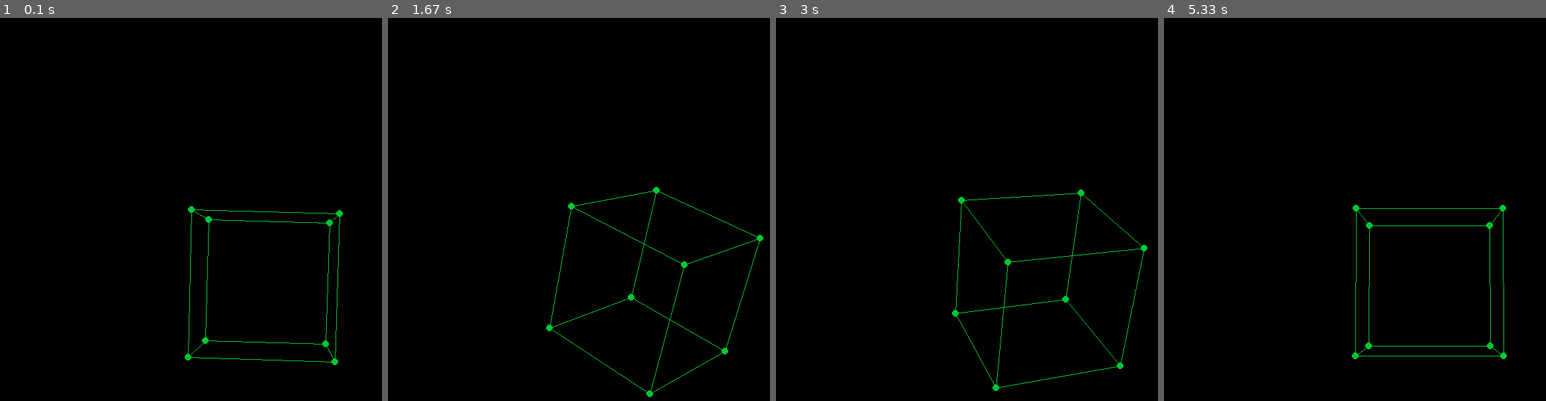
Above: before the commit, frames 1-4 (left to right).
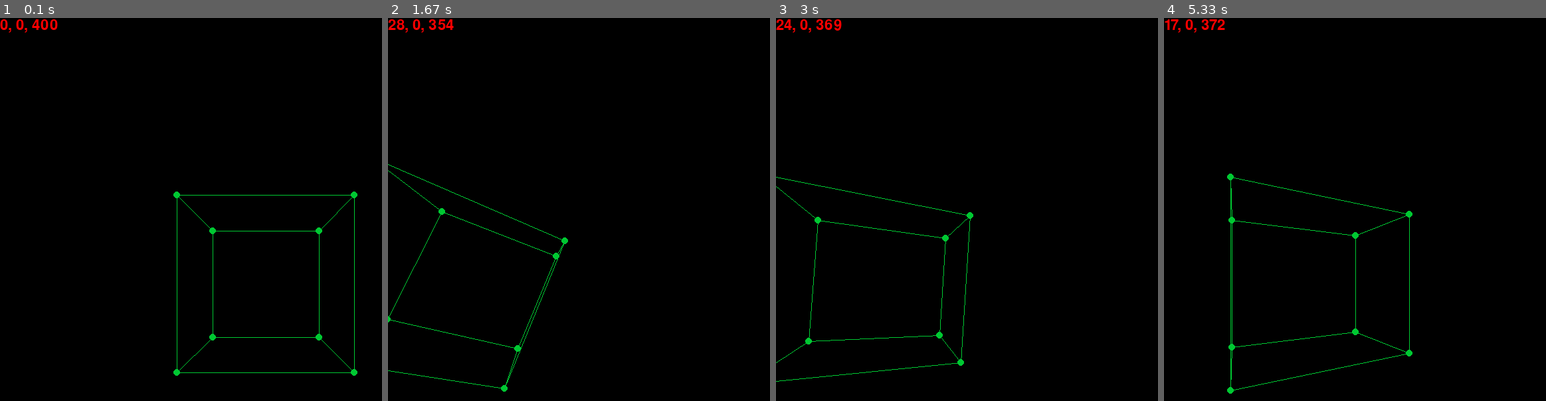
Above: after the commit, the same moments.

Repository: TreeWonTwoToFor/personal_projects
Game: pygame game, started from Python/Needs_Work/TreeOS/World/world_package/projection_matrices.py
Same seed, same stepped clock (60 frames per second), same inputs: the game is played once before the commit and once after it.
Inputs:
- Up to frame 1 (0.1 s): no input
- Up to frame 2 (1.67 s): hold W 0.33-0.8 s; hold Right 0.33-0.8 s; hold Right 0.83-1.3 s; hold D 0.83-1.3 s; hold Up 1.33-1.63 s; hold W 1.33-1.63 s
- Up to frame 3 (3 s): hold Right 1.67-2.13 s; hold D 1.67-2.13 s; hold Left 2.17-2.7 s; hold A 2.17-2.7 s; hold Down from 2.73 s (still down); hold S from 2.73 s (still down)
- Up to frame 4 (5.33 s): release Down at 3.03 s; release S at 3.03 s; hold Left 3.07-3.47 s; hold A 3.07-3.47 s; hold Up 3.5-3.87 s; hold W 3.5-3.87 s; hold Right 3.9-4.53 s; hold D 3.9-4.53 s; hold Down 4.57-4.93 s; hold S 4.57-4.93 s; hold Left from 4.97 s (still down); hold A from 4.97 s (still down)

The runs differ from the first frame. In frame 1, 1.6% of the frame differs, in the area x 0-94%, y 0-94%; in frame 2, 1.5%; in frame 3, 1.6%; in frame 4, 1.6%.

Commit message:
made a camera system for my second version of the renderer

Diff:
--- a/Python/Needs_Work/TreeOS/World/world_package/projection_matrices.py
+++ b/Python/Needs_Work/TreeOS/World/world_package/projection_matrices.py
@@ -8,24 +8,19 @@
 pygame.init()
 screen = pygame.display.set_mode((800,800))
 clock = pygame.time.Clock()
+font = pygame.font.SysFont("Comfortaa", 32)
 
 angle = 0
-
-projection_matrix = [
-    [1, 0, 0],
-    [0, 1, 0],
-    [0, 0, 0]
-]
-
+camera_pos = [0, 0, 400]
 point_matrix = [
-    [1, 1, 1],
-    [1, 1, -1],
-    [1, -1, -1],
-    [1, -1, 1],
-    [-1, -1, 1],
-    [-1, -1, -1],
-    [-1, 1, -1],
-    [-1, 1, 1]
+    [10, 10, 10],
+    [10, 10, -10],
+    [10, -10, -10],
+    [10, -10, 10],
+    [-10, -10, 10],
+    [-10, -10, -10],
+    [-10, 10, -10],
+    [-10, 10, 10]
 ]
 
 def matrix_m(a, b):
@@ -65,40 +60,81 @@
             draw_segment(projected_point_list[i], projected_point_list[0])
             draw_segment(projected_point_list[i+4], projected_point_list[4])
 
+def camera_transform(matrix, camera_position):
+    out_matrix = []
+    for point in matrix: out_matrix.append([0, 0, point[2]])
+    for p in range(len(matrix)):
+        for i in range(len(point)-1):
+            out_matrix[p][i] = matrix[p][i]-camera_position[i]
+    return out_matrix
+
+holding_w, holding_a, holding_s, holding_d = False, False, False, False
+holding_left, holding_right, holding_up, holding_down = False, False, False, False
+angle_x, angle_y, angle_z = 0, 0, 0
 running = True
 while running:
     screen.fill((0,0,0))
-    angle += 0.005
+    text = font.render(f"{camera_pos[0]}, {camera_pos[1]}, {camera_pos[2]}", True, (255, 0, 0))
+    screen.blit(text, (0,0))
     rotation_x = [
         [1, 0, 0],
-        [0, cos(angle), -sin(angle)],
-        [0, sin(angle), cos(angle)]
+        [0, cos(angle_y), -sin(angle_y)],
+        [0, sin(angle_y), cos(angle_y)]
     ]
 
     rotation_y = [
-        [cos(angle), 0, sin(angle)],
+        [cos(angle_x), 0, sin(angle_x)],
         [0, 1, 0],
-        [-sin(angle), 0, cos(angle)]
+        [-sin(angle_x), 0, cos(angle_x)]
     ]
 
     rotation_z = [
-        [cos(angle), -sin(angle), 0],
-        [sin(angle), cos(angle), 0],
+        [cos(angle_z), -sin(angle_z), 0],
+        [sin(angle_z), cos(angle_z), 0],
         [0, 0, 1]
     ]
-    my_matrix = matrix_m(rotation_z, matrix_m(rotation_y, matrix_m(rotation_x, point_matrix)))
+    #my_matrix = matrix_m(rotation_z, matrix_m(rotation_y, matrix_m(rotation_x, camera_transform(point_matrix, camera_pos))))
+    my_matrix = camera_transform(matrix_m(rotation_z, matrix_m(rotation_y, matrix_m(rotation_x, point_matrix))), camera_pos)
+    print(point_matrix)
+    print(camera_pos)
     os.system('cls')
     projected_point_list = []
-    for point in my_matrix: print(point)
+    #for point in my_matrix: print(point)
+    for point in my_matrix:
+        for i in range(len(point)):
+            point[i] = (point[i] * 10)
+        projected_point = (project(point[0], point[2], camera_pos[2])+400, project(point[1], point[2], camera_pos[2])+400)
+        projected_point_list.append(projected_point)
+        pygame.draw.circle(screen, (0, 200, 50), projected_point, 5)
+    draw_cube(projected_point_list)
     for event in pygame.event.get():
         if event.type == pygame.QUIT:
             running = False
-    for point in my_matrix:
-        for i in range(len(point)):
-            point[i] = (point[i] * 100)
-        projected_point = (project(point[0], point[2], 1000)+400, project(point[1], point[2], 1000)+400)
-        projected_point_list.append(projected_point)
-        pygame.draw.circle(screen, (0, 200, 50), projected_point, 5)
-    draw_cube(projected_point_list)
+        if event.type == pygame.KEYDOWN:
+            if event.key == pygame.K_w: holding_w = True
+            if event.key == pygame.K_a: holding_a = True
+            if event.key == pygame.K_s: holding_s = True
+            if event.key == pygame.K_d: holding_d = True
+            if event.key == pygame.K_LEFT: holding_left = True
+            if event.key == pygame.K_RIGHT: holding_right = True
+            if event.key == pygame.K_UP: holding_up = True
+            if event.key == pygame.K_DOWN: holding_down = True
+        if event.type == pygame.KEYUP:
+            if event.key == pygame.K_w: holding_w = False
+            if event.key == pygame.K_a: holding_a = False
+            if event.key == pygame.K_s: holding_s = False
+            if event.key == pygame.K_d: holding_d = False
+            if event.key == pygame.K_LEFT: holding_left = False
+            if event.key == pygame.K_RIGHT: holding_right = False
+            if event.key == pygame.K_UP: holding_up = False
+            if event.key == pygame.K_DOWN: holding_down = False
+    if holding_w: camera_pos[2] -= 1
+    if holding_a: camera_pos[0] -= 1
+    if holding_s: camera_pos[2] += 1
+    if holding_d: camera_pos[0] += 1
+    if holding_left: angle_x -= 0.02
+    if holding_right: angle_x += 0.02
+    if holding_up: angle_y -= 0.02
+    if holding_down: angle_y += 0.02
     pygame.display.update()
     clock.tick(60)
